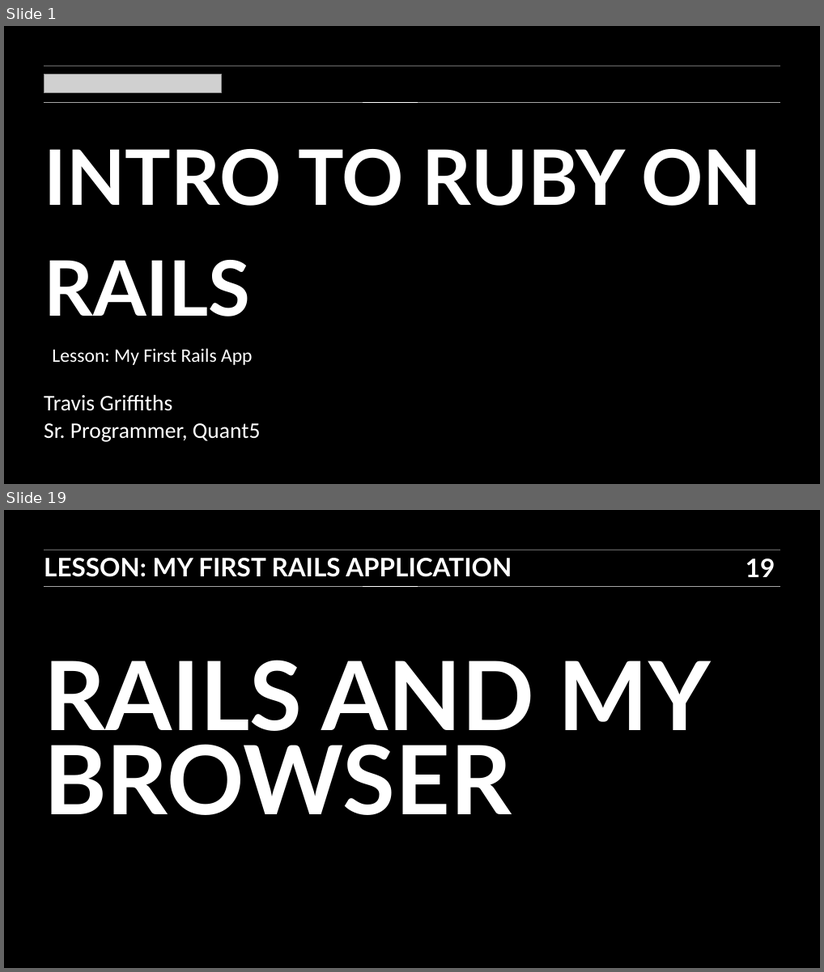
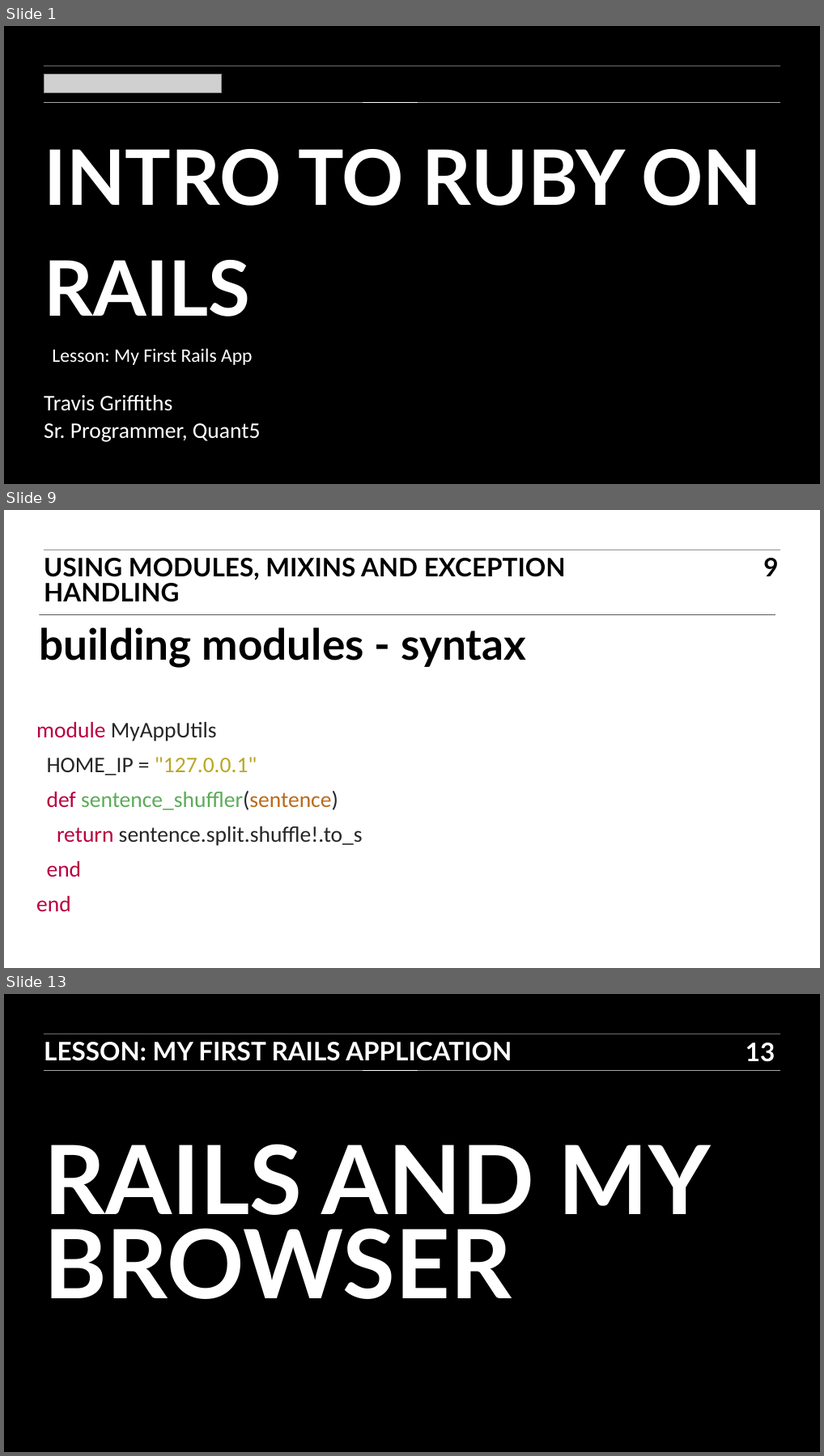
Before and after one commit to TravisGriffiths/ITR-BOS-01, a slide deck: Slides/07_ITR_slides.ppt. Shown one above the other, each under a label of ours: slides 1 and 19 before the commit, slides 1, 9 and 13 after it; the slides between them are not shown. The pictures are 824x972 and 824x1456 pixels, drawn with LibreOffice and Linux fonts; fonts in the diff are those of the drawing; grey boxes stand for pictures. Boxes give left, top, right and bottom in pixels: in the first picture for what was removed or moved away, otherwise in the second. Text is boxed around its words. In the diff, an @@ line names an element or a change of style, - is before the commit and + after.

```diff
--- a/Slides/07_ITR_slides.ppt
+++ b/Slides/07_ITR_slides.ppt
@@ slide 9 added at (4, 510, 820, 968), background #FFFFFF @@
@@ line added from (44, 550) to (781, 550), #000000 0.51 pt @@
@@ text added at (44, 558, 566, 602), 32 pt, text #000000, bold @@
+USING MODULES, MIXINS AND EXCEPTION HANDLING
@@ page number added at (764, 558, 778, 576), 32 pt, text #000000, bold @@
+9
@@ line added from (39, 615) to (776, 615), #000000 0.51 pt @@
@@ title added at (39, 627, 526, 668), 54 pt, text #000000, bold @@
+building modules - syntax
@@ text added at (36, 722, 363, 913), 28 pt, text #262626 @@
+module MyAppUtils
+HOME_IP = "127.0.0.1"
+def sentence_shuffler(sentence)
+return sentence.split.shuffle!.to_s
+end
+end
@@ what was slide 19 is now slide 13 @@
@@ page number at (746, 1043, 776, 1062): text changed @@
-19
+13
```
Also in this commit, not shown: 2 slides changed, 9 other slides added, 16 slides removed, 7 other files.
